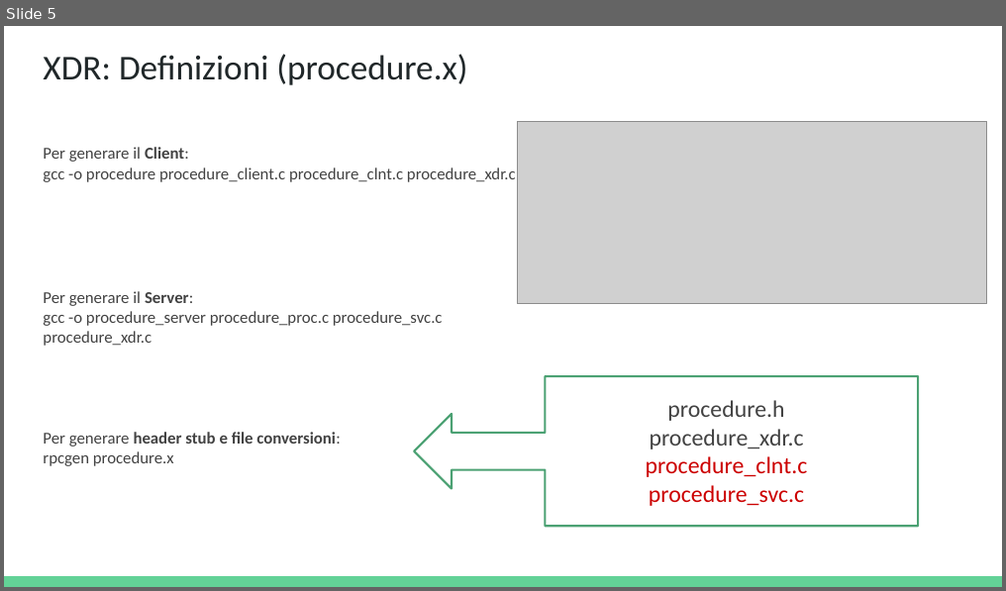
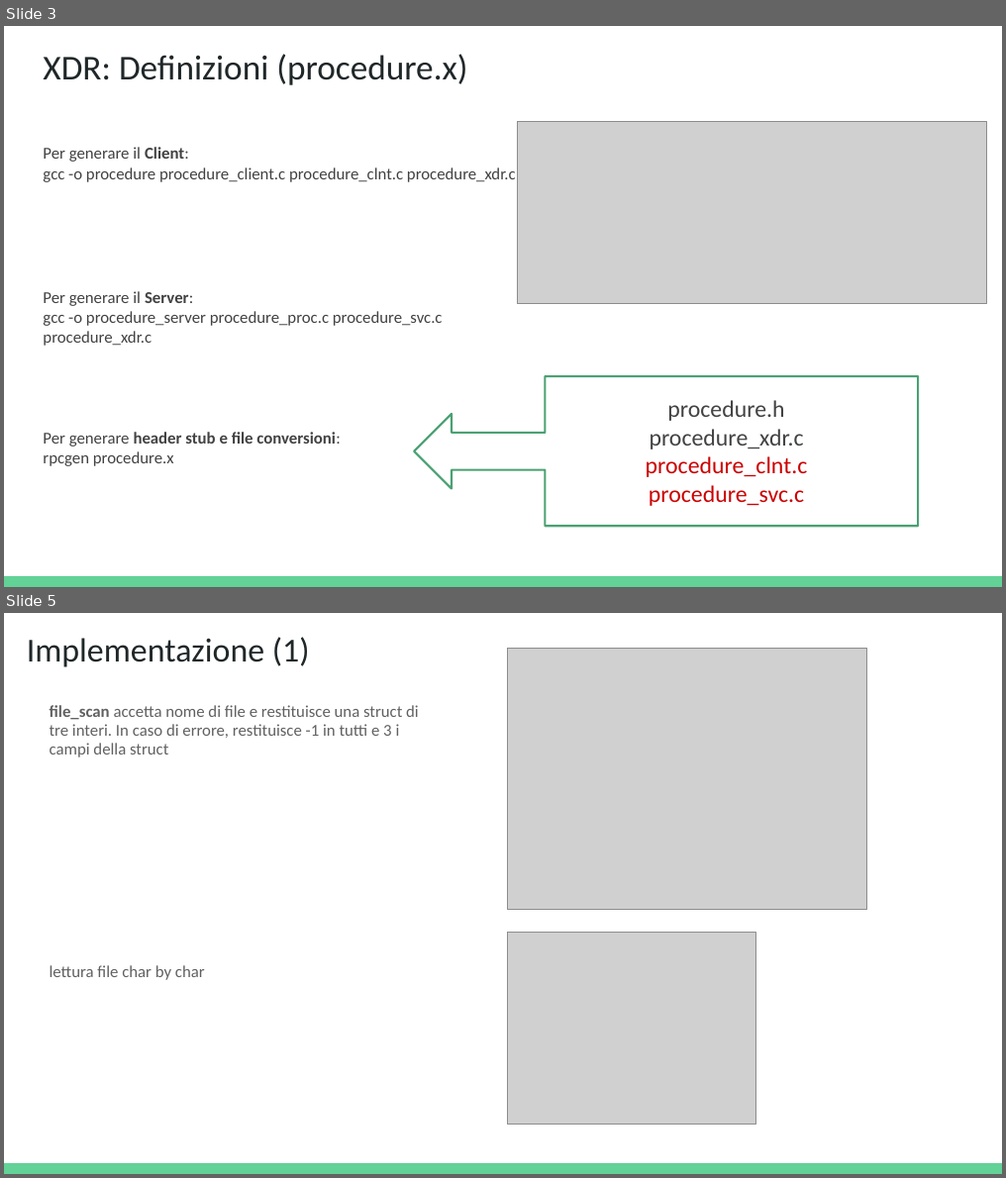
Before and after one commit to carnivuth/lab-reti-di-calcolatori, a slide deck: esercitazione7/Esercitazione8.pptx. Shown one above the other, each under a label of ours: slide 5 before the commit, slides 3 and 5 after it; the slides between them are not shown. The pictures are 1006x591 and 1006x1178 pixels, drawn with LibreOffice and Linux fonts; fonts in the diff are those of the drawing; grey boxes stand for pictures. Boxes give left, top, right and bottom in pixels: in the first picture for what was removed or moved away, otherwise in the second. Text is boxed around its words. In the diff, an @@ line names an element or a change of style, - is before the commit and + after.

```diff
--- a/esercitazione7/Esercitazione8.pptx
+++ b/esercitazione7/Esercitazione8.pptx
@@ slide 5 added at [4,613,1002,1174], background #FFFFFF; not listed: 1 template element that a slide beside it also shows @@
@@ title added at [27,637,310,667], 24.2 pt, text #202729 @@
+Implementazione (1)
@@ picture added at [508,648,867,909] @@
@@ text added at [50,705,419,758], 12 pt, text #616161 @@
+file_scan accetta nome di file e restituisce una struct di tre interi. In caso di errore, restituisce -1 in tutti e 3 i campi della struct
@@ picture added at [508,933,755,1124] @@
@@ text added at [50,965,205,980], 12 pt, text #616161 @@
+lettura file char by char
@@ what was slide 5 is now slide 3 @@
```
Also in this commit, not shown: 2 slides changed, 4 other files.
